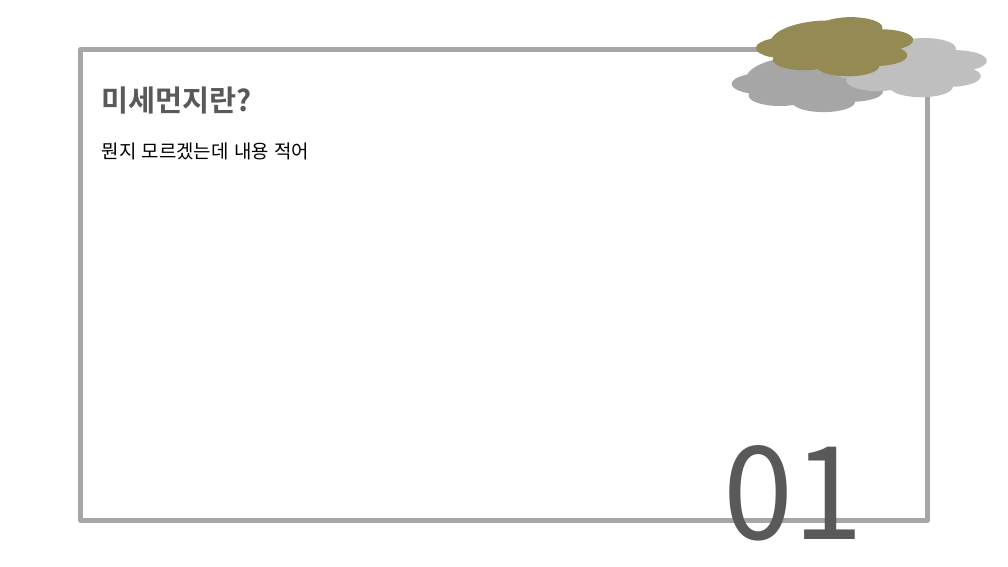
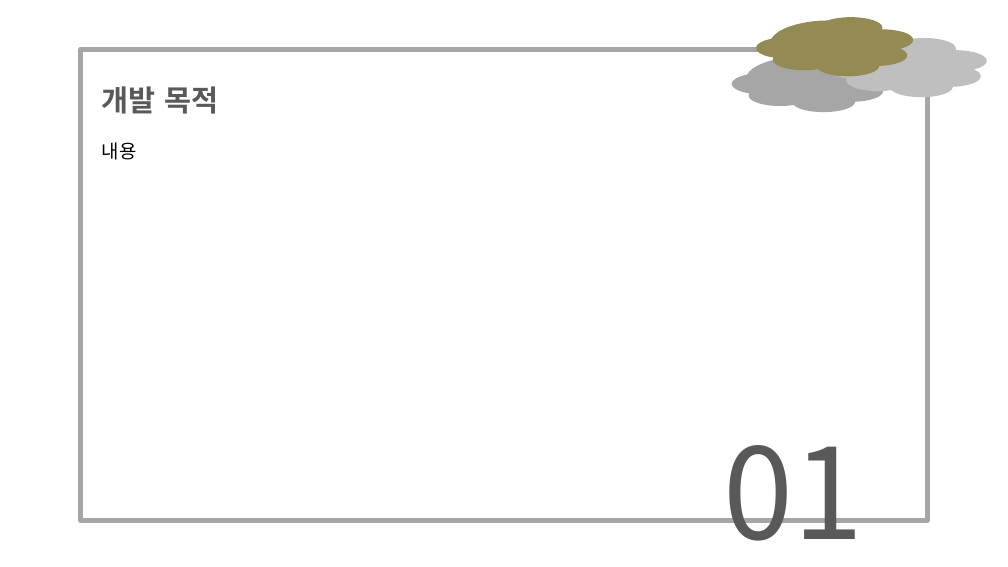
Before and after one commit to jieun000/FIDING-SeoulTourismAPIWeb, a slide deck: slide 4 of jieun/project3/PPT/3번째 프로젝트.pptx. Drawn at 1008x567 pixels with LibreOffice and Linux fonts; fonts in the diff are those of the drawing. Boxes give left, top, right and bottom in pixels: in the first picture for what was removed or moved away, otherwise in the second. Text is boxed around its words. In the diff, an @@ line names an element or a change of style, - is before the commit and + after.

```diff
--- a/jieun/project3/PPT/3번째 프로젝트.pptx
+++ b/jieun/project3/PPT/3번째 프로젝트.pptx
@@ text at (102,86,218,114): text changed @@
-미세먼지란?
+개발 목적
@@ text at (102,142,137,160): text changed @@
-뭔지 모르겠는데 내용 적어
+내용
```
Also in this commit, not shown: 6 other slides changed, 9 slides added, 15 other files.
